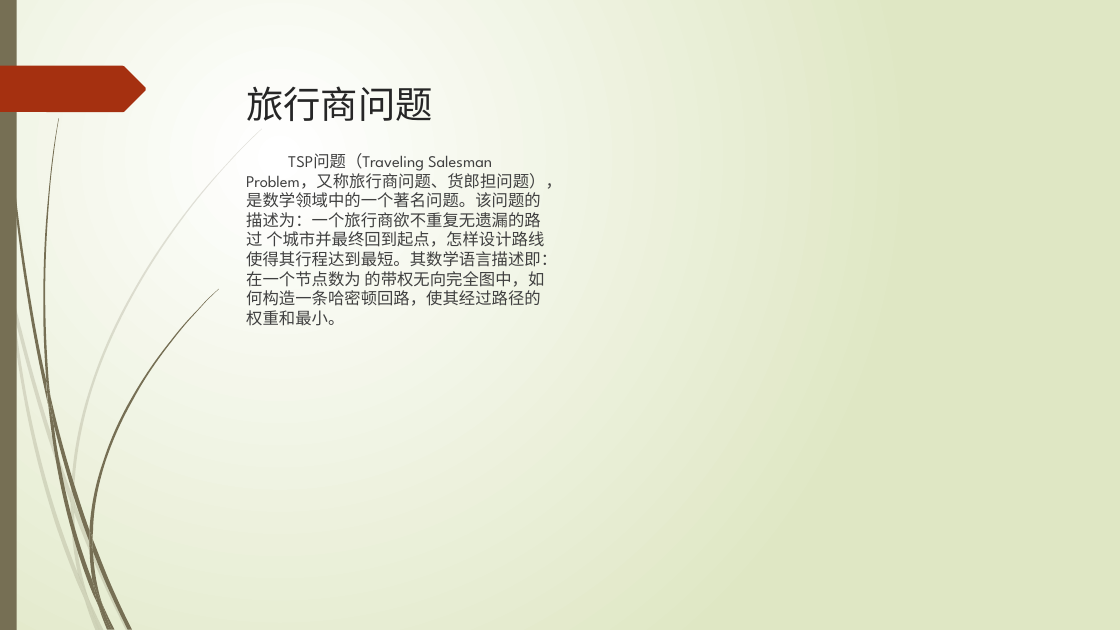
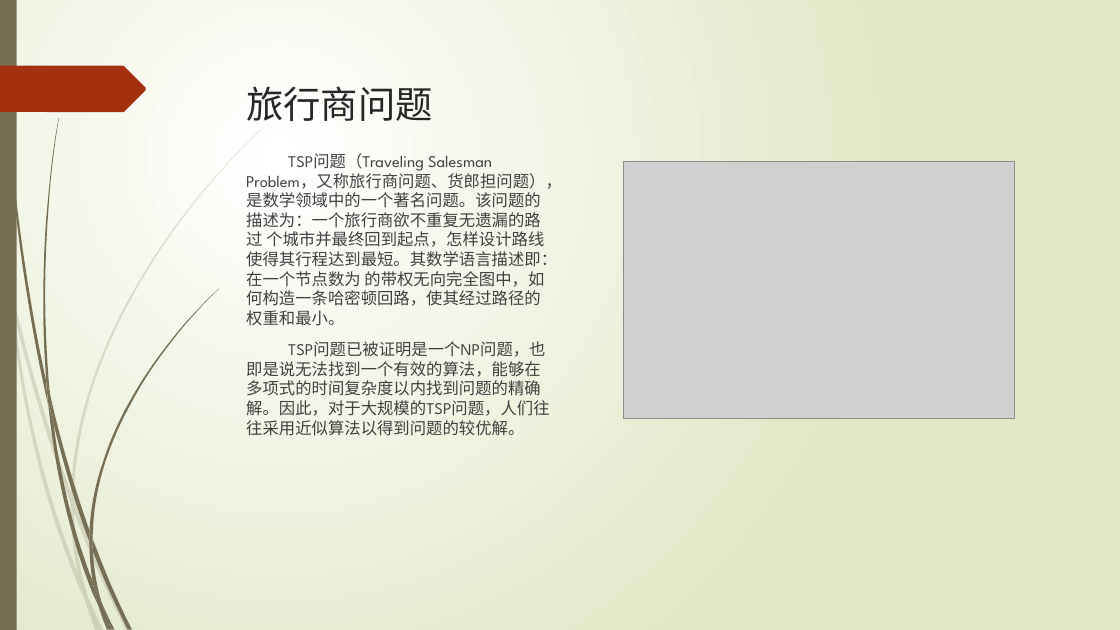
Before and after one commit to sigh0829/ga_aco, a slide deck: slide 2 of src/main/resources/draft/答辩演示文稿.pptx (slide 3 before the commit). Drawn at 1120x630 pixels with LibreOffice and Linux fonts; fonts in the diff are those of the drawing; grey boxes stand for pictures. Boxes give left, top, right and bottom in pixels: in the first picture for what was removed or moved away, otherwise in the second. Text is boxed around its words. In the diff, an @@ line names an element or a change of style, - is before the commit and + after.

```diff
--- a/src/main/resources/draft/答辩演示文稿.pptx
+++ b/src/main/resources/draft/答辩演示文稿.pptx
@@ picture added at (x1=623, y1=161, x2=1015, y2=418) @@
@@ text at (x1=246, y1=341, x2=549, y2=436): paragraph added @@
+TSP问题已被证明是一个NP问题，也即是说无法找到一个有效的算法，能够在多项式的时间复杂度以内找到问题的精确解。因此，对于大规模的TSP问题，人们往往采用近似算法以得到问题的较优解。
```
Also in this commit, not shown: 1 other slide changed, 5 slides added, 1 slide removed.
